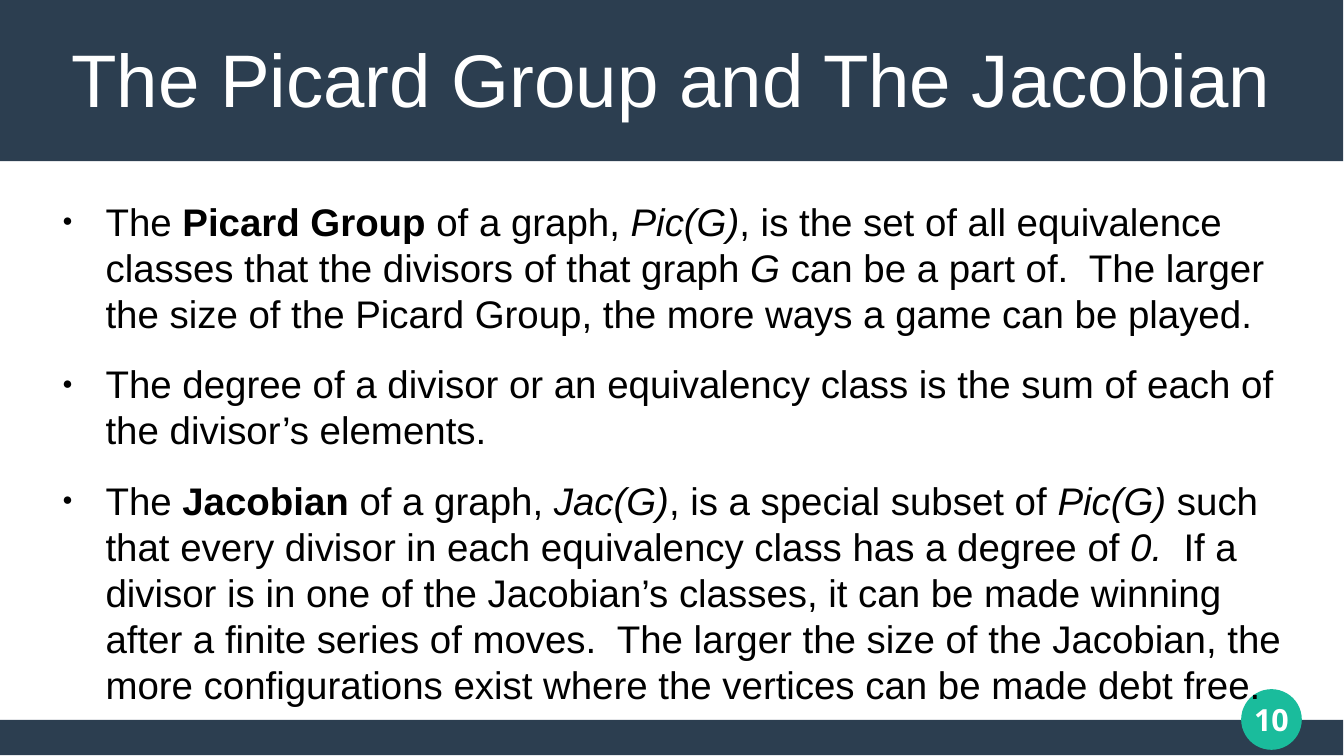
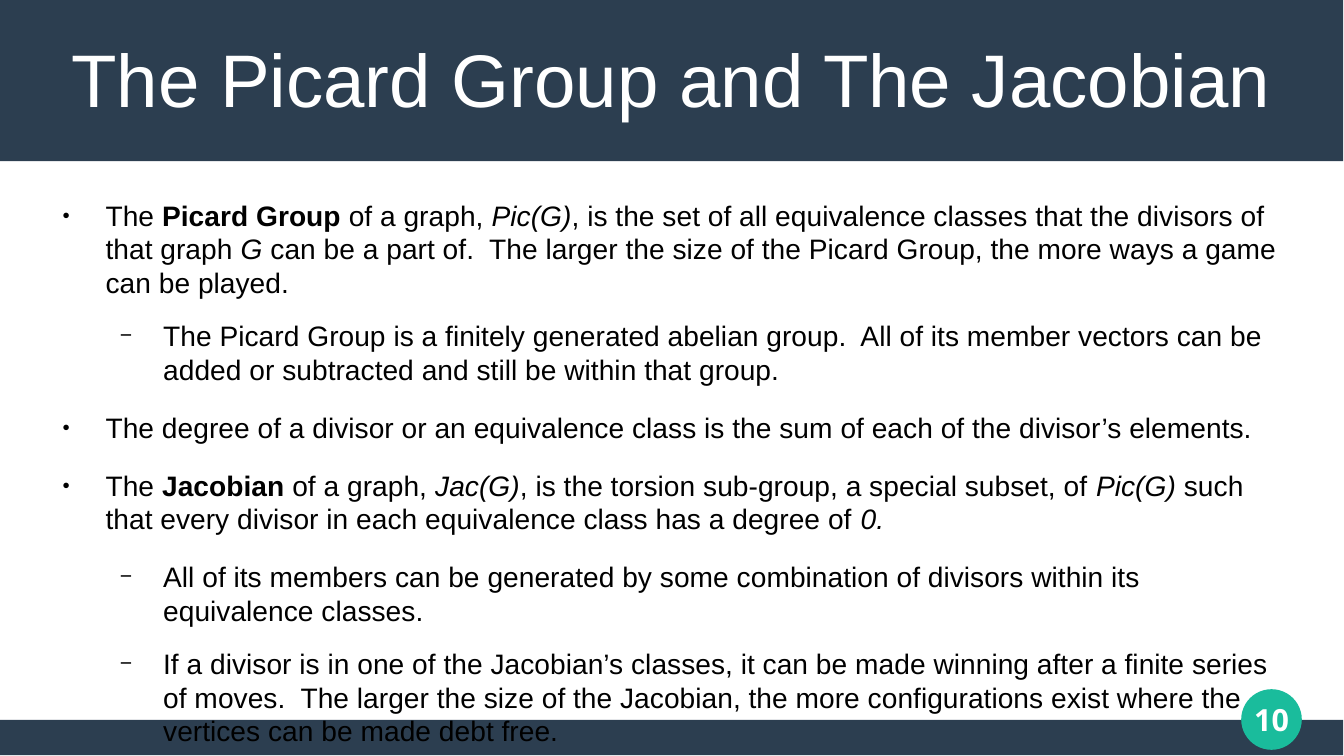
Before and after one commit to matthew-pisano/ChipFiring, a slide deck: slide 10 of Docs/JMMPresentation.pptx. Drawn at 1344x756 pixels with LibreOffice and Linux fonts; fonts in the diff are those of the drawing. Boxes give left, top, right and bottom in pixels: in the first picture for what was removed or moved away, otherwise in the second. Text is boxed around its words. In the diff, an @@ line names an element or a change of style, - is before the commit and + after.

```diff
--- a/Docs/JMMPresentation.pptx
+++ b/Docs/JMMPresentation.pptx
@@ text at <box>106,205,1276,298</box>: size 22.7 to 16.6 pt in "The Picard Group of a graph, Pic(G), ..." @@
@@ text at <box>106,325,1267,713</box>: text changed; size 22.7 to 16.6 pt @@
-● The degree of a divisor or an equivalency class is the sum of each of the divisor’s elements.
-● The Jacobian of a graph, Jac(G), is a special subset of Pic(G) such that every divisor in each equivalency class has a degree of 0. If a divisor is in one of the Jacobian’s classes, it can be made winning after a finite series of moves. The larger the size of the Jacobian, the more configurations exist where the vertices can be made debt free.
+  − The Picard Group is a finitely generated abelian group. All of its member vectors can be added or subtracted and still be within that group.
+● The degree of a divisor or an equivalence class is the sum of each of the divisor’s elements.
+● The Jacobian of a graph, Jac(G), is the torsion sub-group, a special subset, of Pic(G) such that every divisor in each equivalence class has a degree of 0.
+  − All of its members can be generated by some combination of divisors within its equivalence classes.
+  − If a divisor is in one of the Jacobian’s classes, it can be made winning after a finite series of moves. The larger the size of the Jacobian, the more configurations exist where the vertices can be made debt free.
```
Also in this commit, not shown: 6 other slides changed, 1 slide added, 11 other files.
